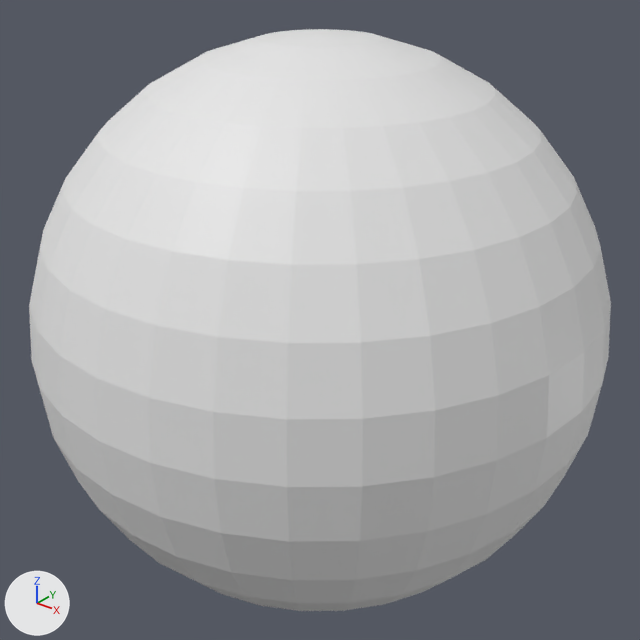
A saved change to the OBJ model Resources/sphere/sphere.obj.
Both versions are drawn from a 50 mm camera at (1.804, -2.255, 1.399) aimed at (0.0, 0.0, 0.001). The axes (+X, +Y, +Z) are drawn at lower left. The lights are the same throughout. Where no turn or scale is listed for an object, it has been applied to the vertices.

Objects in the first picture: '球'.
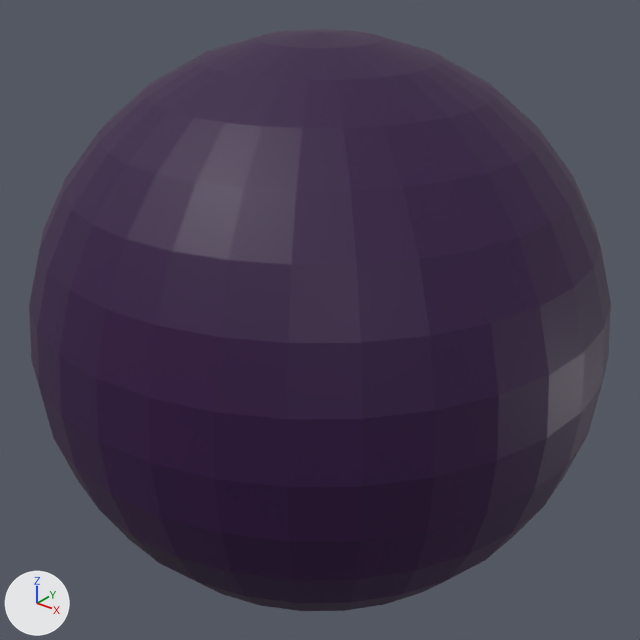
Boxes [x1, y1, x2, y2] around the edits, measured in the pictures (640 x 640 px):
'球', recoloured (white to purple)
    both: [29, 29, 611, 611]

Edits to the bpy script that builds the scene:
```text
Add img_sphere_png:
    img_sphere_png = load_image('sphere.png', 'sphere.png', 1024, 1024, 'sRGB')
Add mat_マテリアル:
    mat_マテリアル = principled_material('マテリアル')
    mat_マテリアル.texture = img_sphere_png
Change me_球:
    where me_球.from_pydata(...)  # 482 vertices, 512 faces; spans x -1.0..1.0, y -1.0..1.0, z -1.0..1.0
    add me_球.materials.append(mat_マテリアル)  # picture img_sphere_png
```
